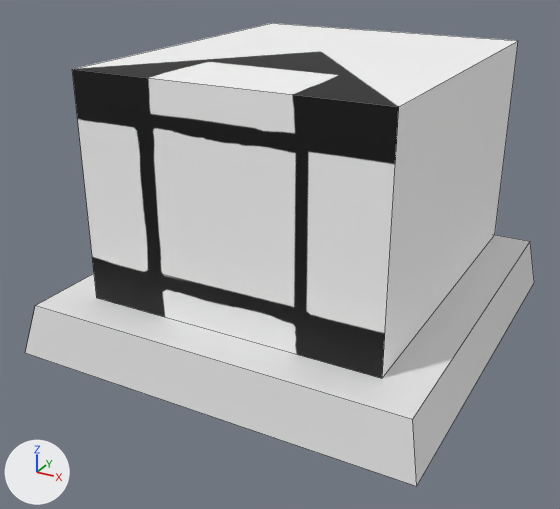
What one commit did to the FBX model Assets/Art/3D/Houses Final/3 Sides Building.fbx.
Before and after are seen from a camera (50 mm lens) standing at (1.67, -3.27, 1.71) and looking at (-0.05, -0.16, 0.16). Arrows for +X, +Y and +Z are at lower left; the lights stay in place. Mesh edges are drawn as thin lines.

The scene before the commit, as lines of its bpy script (objects in view):
```python
me_cube_037 = bpy.data.meshes.new('Cube.037')
me_cube_037.from_pydata(...)  # 8 vertices, 4 faces; spans x -74.0..74.0, y 0.0..110.0, z -100.0..74.0
me_cube_037.materials.append(mat_material_001)  # picture img_defaultmaterial_base_color_png
me_cube_038 = bpy.data.meshes.new('Cube.038')
me_cube_038.from_pydata(...)  # 8 vertices, 5 faces; spans x -100.0..100.0, y -25.0..0.0, z -100.0..100.0
# before: 0 (-100.0, -25.0, 100.0) at pixel (25, 352), 1 (-94.0, 0.0, 94.0) at pixel (35, 305), 2 (-100.0, -25.0, -100.0), 3 (-94.0, 0.0, -100.0), 4 (100.0, -25.0, 100.0) at pixel (416, 486)
# before: 5 (94.0, 0.0, 94.0) at pixel (412, 419), 6 (100.0, -25.0, -100.0) at pixel (534, 282), 7 (94.0, 0.0, -100.0) at pixel (530, 241)
ob_3_sides_ground = bpy.data.objects.new('3 Sides Ground', me_cube_038)
ob_3_sides_ground.location = (0.0, 0.0, 0.0)
ob_3_sides_ground.rotation_euler = (1.571, 0.0, 0.0)  # degrees (90, 0, 0)
ob_3_sides_ground.scale = (0.01, 0.01, 0.01)
ob_3_sides_house = bpy.data.objects.new('3 Sides House', me_cube_037)
ob_3_sides_house.location = (0.0, 0.0, 0.0)
ob_3_sides_house.rotation_euler = (1.571, 0.0, 0.0)  # degrees (90, 0, 0)
ob_3_sides_house.scale = (0.01, 0.01, 0.01)
```
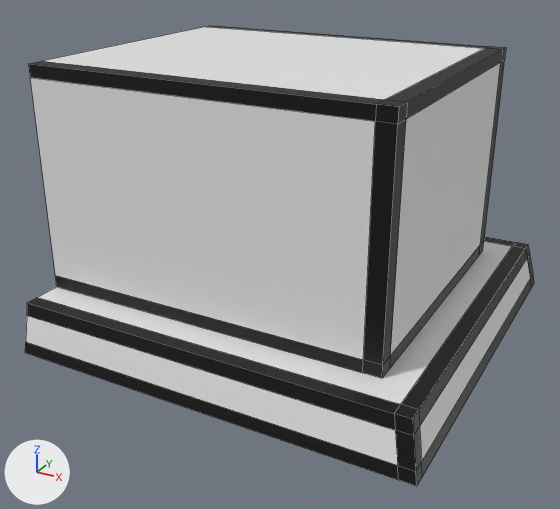
What differs and where, as boxes [x1, y1, x2, y2] in the pictures (560 x 509 px):
'3 Sides House', reshaped, turned, rescaled
    before: [72, 23, 518, 378]
    after: [28, 26, 506, 378]
'3 Sides Ground', reshaped, turned, rescaled
    before: [25, 235, 534, 486]
    after: [25, 237, 534, 486]
part 2 of me_cube_038, deleted
    before: [25, 235, 534, 486]
part 3 of me_cube_038, added
    after: [25, 237, 534, 486]

The change in detail:
Material 'WHITE' (mat_white) is new.
Its base color is (0.8, 0.8, 0.8) (white #e7e7e7).
Material 'BLACK' (mat_black) is new.
Its base color is (0.0, 0.0, 0.0) (black #000000).
me_cube_038 is used by ob_3_sides_ground; location (0.0, 0.0, 0.0); rotation (1.571, 0.0, 0.0), in degrees (90, 0, 0); scale (0.01, 0.01, 0.01).
Verts and faces of me_cube_038; kept vertices keep their numbers, new ones are numbered from 8.
me_cube_038 had 8 vertices, 5 faces and spanned x -100.0..100.0, y -25.0..0.0, z -100.0..100.0.
me_cube_038 now has 36 vertices, 27 faces and spans x -10000.0..10000.0, y -10000.0..10000.0, z -25.0..2461.0.
Part 2, on me_cube_038:
Vertices deleted: 0 to 7 (with the faces that use them).
Part 3, on me_cube_038:
30 vertices are added at x -10000.0..10000.0, y -10000.0..10000.0, z -25.0..2461.0.
6 new vertices lie (669.0, 0.0, 0.0) away from vertices in x -9447.0..8778.0, y -10000.0..9447.0, z -25.0.
23 new faces join them, mat_black (black #000000).
4 new faces join them, mat_white (white #e7e7e7).
me_cube_038 now uses material mat_black (black #000000).
me_cube_038 now uses material mat_white (white #e7e7e7).
me_cube_037 is used by ob_3_sides_house; location (0.0, 0.0, 0.0); rotation (1.571, 0.0, 0.0), in degrees (90, 0, 0); scale (0.01, 0.01, 0.01).
me_cube_037 had 8 vertices, 4 faces and spanned x -74.0..74.0, y 0.0..110.0, z -100.0..74.0.
me_cube_037 no longer uses material mat_material_001 (picture img_defaultmaterial_base_color_png).
me_cube_037 now has 36 vertices, 27 faces and spans x -7429.0..7429.0, y -10000.0..7429.0, z -11030.0..-25.0.
me_cube_037 part 1: the whole mesh is rebuilt.
me_cube_037 now uses material mat_black (black #000000).
me_cube_037 now uses material mat_white (white #e7e7e7).
Object '3 Sides Ground' (ob_3_sides_ground) turns from (90, 0, 0) to (-180, 0, 90) degrees about x, y and z.
Object '3 Sides Ground' (ob_3_sides_ground) is rescaled from (0.01, 0.01, 0.01) to (0.0001, 0.0001, 0.0001).
Object '3 Sides House' (ob_3_sides_house) turns from (90, 0, 0) to (-180, 0, 90) degrees about x, y and z.
Object '3 Sides House' (ob_3_sides_house) is rescaled from (0.01, 0.01, 0.01) to (0.0001, 0.0001, 0.0001).
